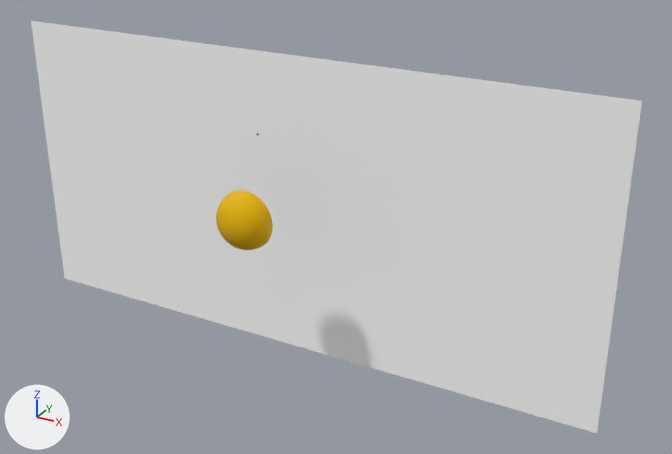
A saved change to the glTF model полукруг.glb.
Rendered twice from a 50 mm lens placed at (0.993, -1.595, 0.78), pointed at (0.139, -0.043, 0.004). Lighting does not change. The marker at lower left points along +X, +Y and +Z. Where no turn or scale is listed for an object, it has been applied to the vertices. Vertices at the same position are counted once.

The first picture shows 'mesh_id1', 'mesh_id27'.
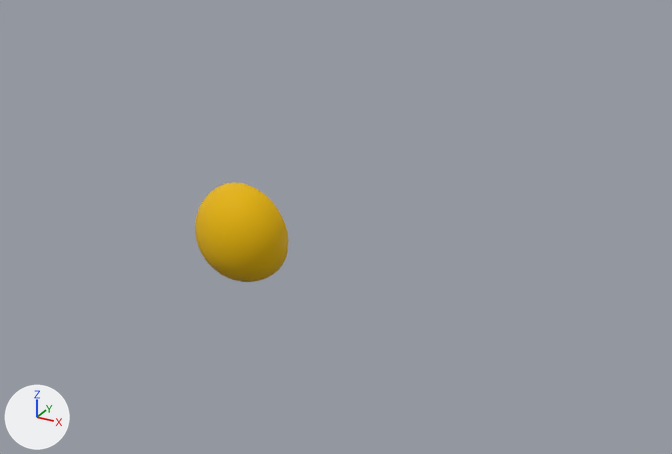
Where the change shows, as pixel boxes [x1, y1, x2, y2] in the pictures (672 x 454 px):
```json
{"object": "mesh_id1", "change": "deleted", "before": [31, 21, 642, 433]}
{"object": "mesh_id27", "change": "reshaped, moved", "before": [216, 190, 273, 250], "after": [195, 182, 288, 282], "on screen": "62% wider, 66% taller"}
```

The change, as JSON lines over the scene's bpy script:
```json
{"block": "me_mesh_id27", "where": "me_mesh_id27.from_pydata(...)  # 3122 vertices, 6240 faces; spans x -0.0626..0.0626, y -0.0271..0.0271, z -0.0626..0.0626"}
{"block": "me_mesh_id27", "where": "# used by ob_mesh_id27; location = (0.005, -0.2, 0.042)"}
{"block": "me_mesh_id27", "change": "me_mesh_id27 part 1: the whole mesh is multiplied about its middle by the matrix ((1.687, 0.0, 0.0), (0.0, 1.622, 0.0), (0.0, 0.0, 1.687))"}
{"op": "remove", "block": "ob_mesh_id1", "code": ["ob_mesh_id1 = bpy.data.objects.new('mesh_id1', me_mesh_id1)", "ob_mesh_id1.location = (0.0, 0.0, 0.0)"]}
{"op": "set", "path": "ob_mesh_id27.location", "old": "(0.005, -0.2, 0.042)", "new": "(-0.013, -0.2, 0.005)"}
```
